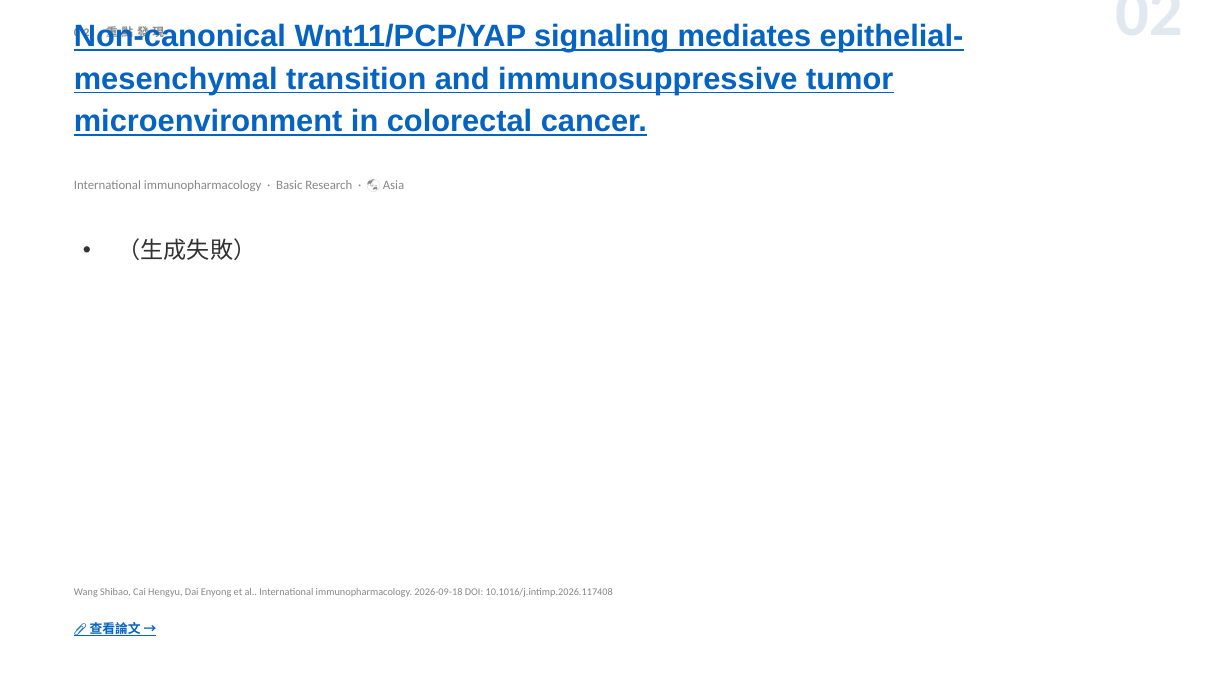
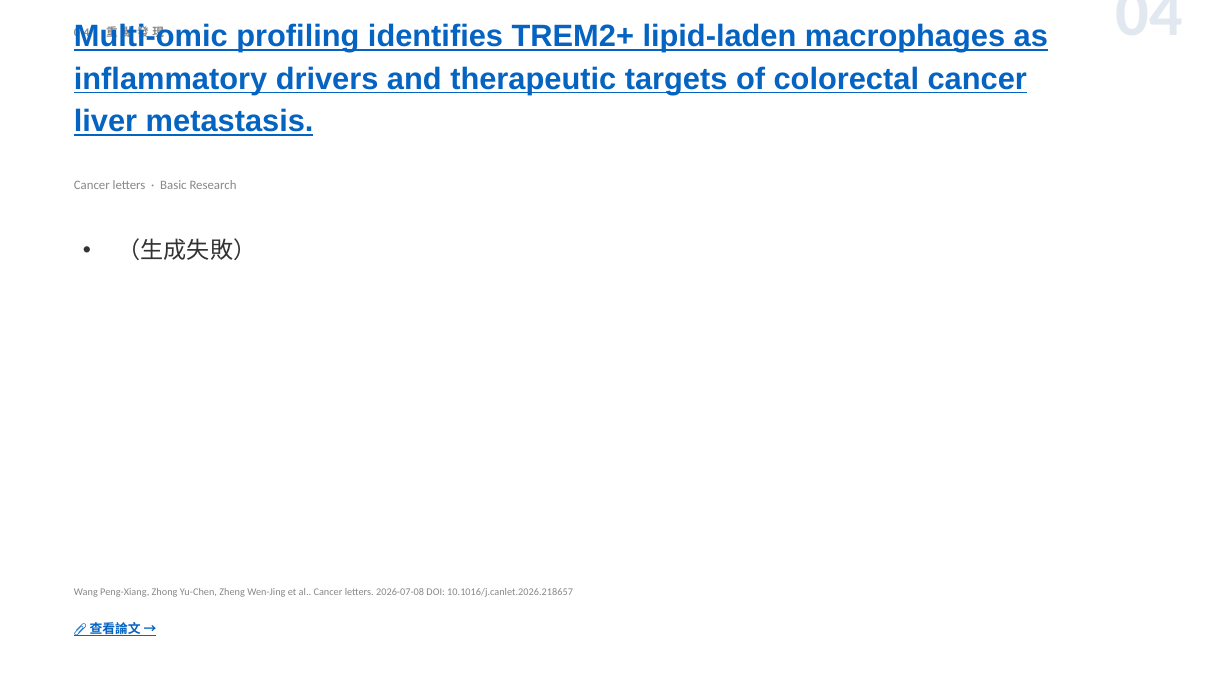
Before and after one commit to jejenhu-maker/colorectal-weekly-digest, a slide deck: slide 6 of docs/digest-zh.pptx (slide 4 before the commit). Drawn at 1232x693 pixels with LibreOffice and Linux fonts; fonts in the diff are those of the drawing. Boxes give left, top, right and bottom in pixels: in the first picture for what was removed or moved away, otherwise in the second. Text is boxed around its words. In the diff, an @@ line names an element or a change of style, - is before the commit and + after.

```diff
--- a/docs/digest-zh.pptx
+++ b/docs/digest-zh.pptx
@@ text at <box>74,25,164,41</box>: text changed @@
-02 重點發現
+04 重點發現
@@ text at <box>74,23,1048,136</box>: text changed @@
-Non-canonical Wnt11/PCP/YAP signaling mediates epithelial-mesenchymal transition and immunosuppressive tumor microenvironment in colorectal cancer.
+Multi-omic profiling identifies TREM2+ lipid-laden macrophages as inflammatory drivers and therapeutic targets of colorectal cancer liver metastasis.
@@ text at <box>924,9,1183,9</box>: text changed @@
-02
+04
@@ text at <box>74,180,237,189</box>: text changed @@
-International immunopharmacology · Basic Research · 🌏 Asia
+Cancer letters · Basic Research
@@ text at <box>74,588,573,597</box>: text changed @@
-Wang Shibao, Cai Hengyu, Dai Enyong et al.. International immunopharmacology. 2026-09-18 DOI: 10.1016/j.intimp.2026.117408
+Wang Peng-Xiang, Zhong Yu-Chen, Zheng Wen-Jing et al.. Cancer letters. 2026-07-08 DOI: 10.1016/j.canlet.2026.218657
```
Also in this commit, not shown: 11 other slides changed, 2 other files.
